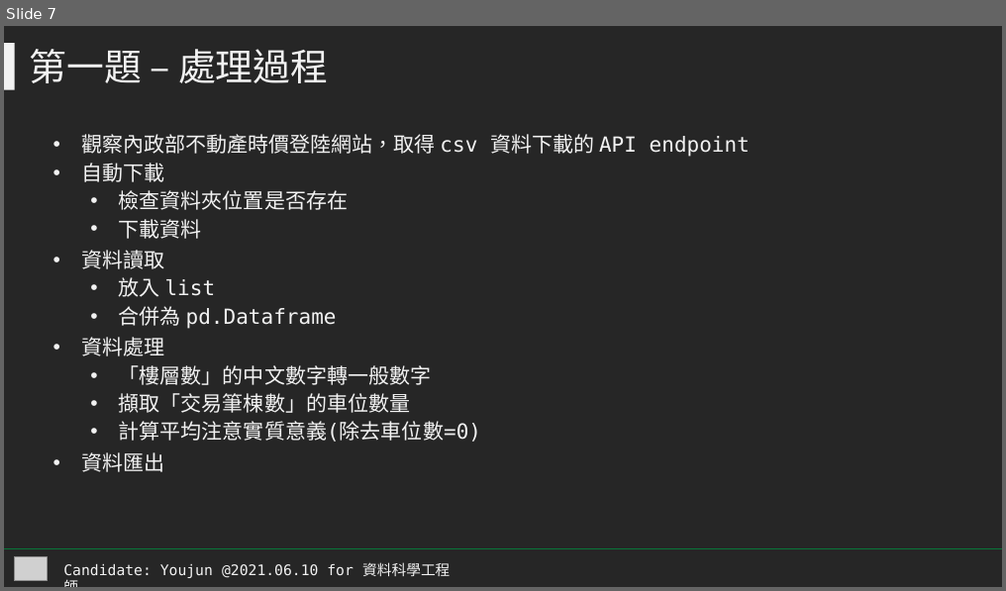
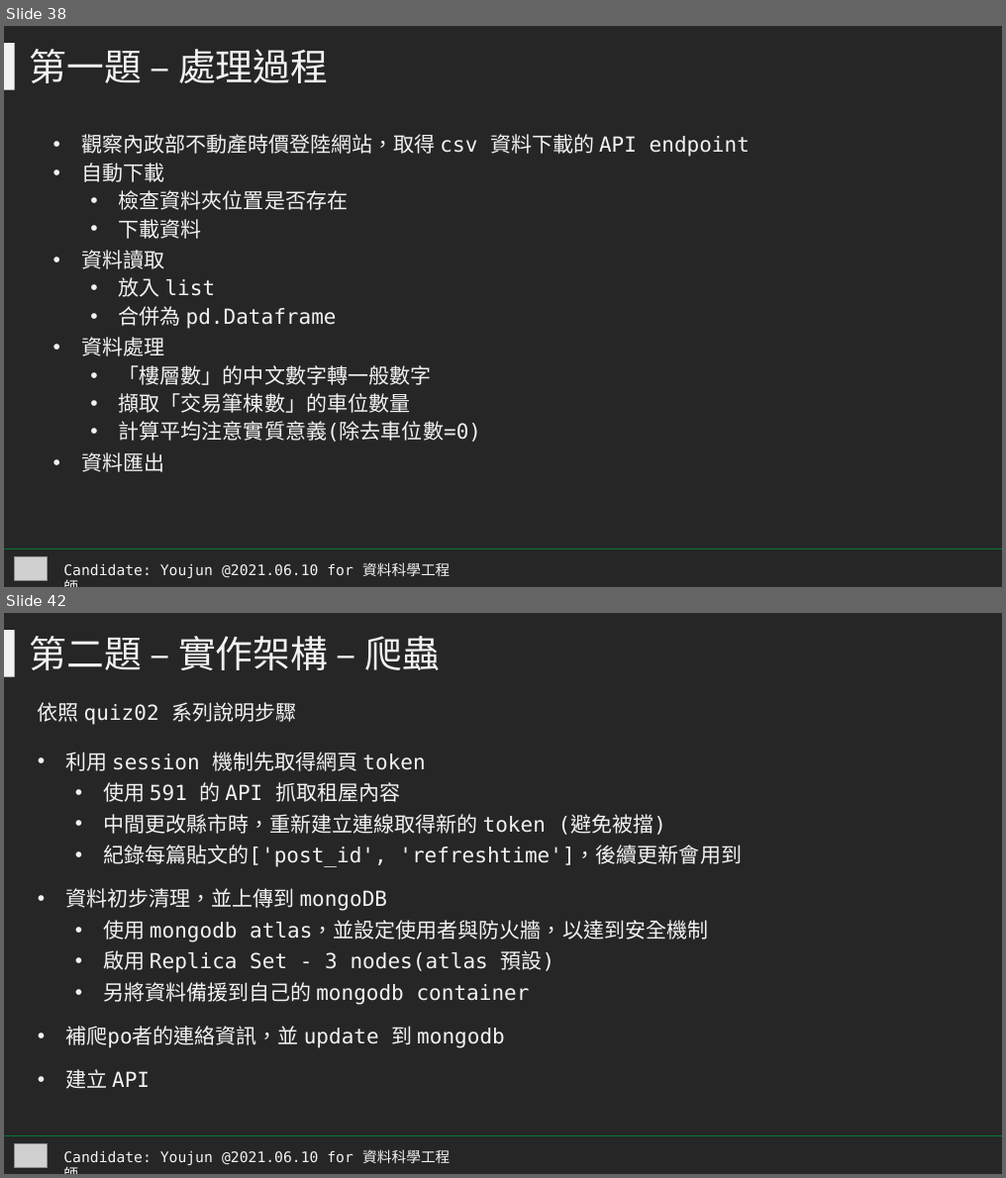
Before and after one commit to littlefish0331/cathay_intervie_591, a slide deck: report_youjun.pptx. Shown one above the other, each under a label of ours: slide 7 before the commit, slides 38 and 42 after it; the slides between them are not shown. The pictures are 1006x591 and 1006x1178 pixels, drawn with LibreOffice and Linux fonts; fonts in the diff are those of the drawing; grey boxes stand for pictures. Boxes give left, top, right and bottom in pixels: in the first picture for what was removed or moved away, otherwise in the second. Text is boxed around its words. In the diff, an @@ line names an element or a change of style, - is before the commit and + after.

```diff
--- a/report_youjun.pptx
+++ b/report_youjun.pptx
@@ slide 42 added at box(4, 613, 1002, 1174), background #262626 @@
@@ rectangle added at box(4, 630, 15, 677), fill #F2F2F2 @@
@@ text added at box(30, 636, 440, 670), 36 pt, text #F2F2F2 @@
+第二題 – 實作架構 – 爬蟲
@@ text added at box(38, 702, 296, 725), 20 pt, text #F2F2F2 @@
+依照 quiz02 系列說明步驟
@@ text added at box(65, 752, 742, 1089), 20 pt, text #F2F2F2 @@
+• 利用 session 機制先取得網頁 token
+  • 使用 591 的 API 抓取租屋內容
+  • 中間更改縣市時，重新建立連線取得新的 token (避免被擋)
+  • 紀錄每篇貼文的['post_id', 'refreshtime']，後續更新會用到
+• 資料初步清理，並上傳到 mongoDB
+  • 使用 mongodb atlas，並設定使用者與防火牆，以達到安全機制
+  • 啟用 Replica Set - 3 nodes(atlas 預設)
+  • 另將資料備援到自己的 mongodb container
+• 補爬po者的連絡資訊，並 update 到 mongodb
+• 建立 API
@@ line added from (4, 1137) to (1002, 1137), #087639 0.5 pt @@
@@ picture added at box(14, 1145, 47, 1167) @@
@@ text added at box(63, 1150, 450, 1165), 14 pt, text #F2F2F2 @@
+Candidate: Youjun @2021.06.10 for 資料科學工程師
@@ what was slide 7 is now slide 38 @@
```
Also in this commit, not shown: 30 other slides added, 3 slides removed, 14 other files.
